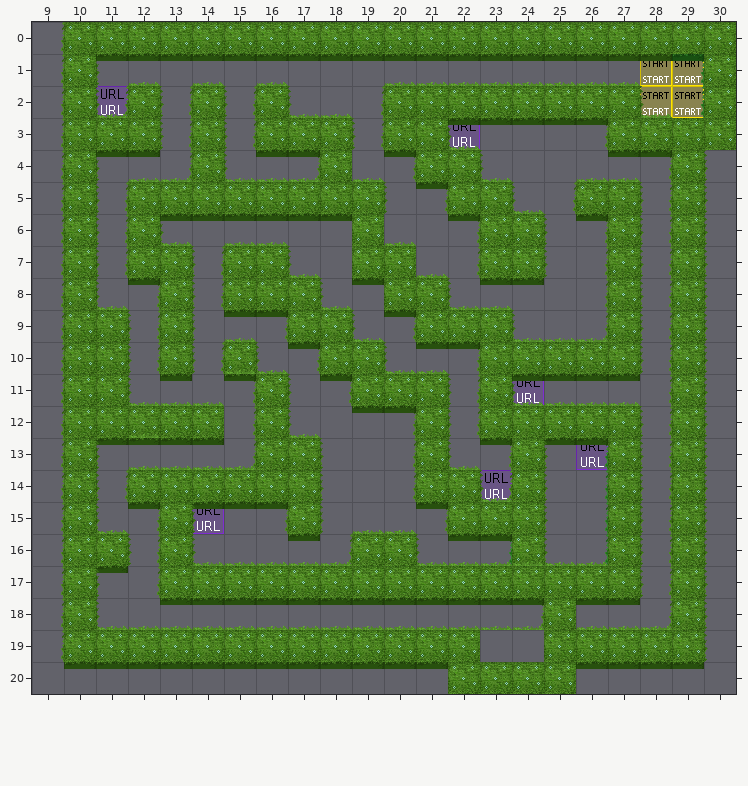
A Tiled map (JSON) gets an edit: audience_response_wa/labyrinth2.tmj. That is the earlier state.
Cells are 32x32 px. Shown: x 9..30, y 0..20.
And afterwards:
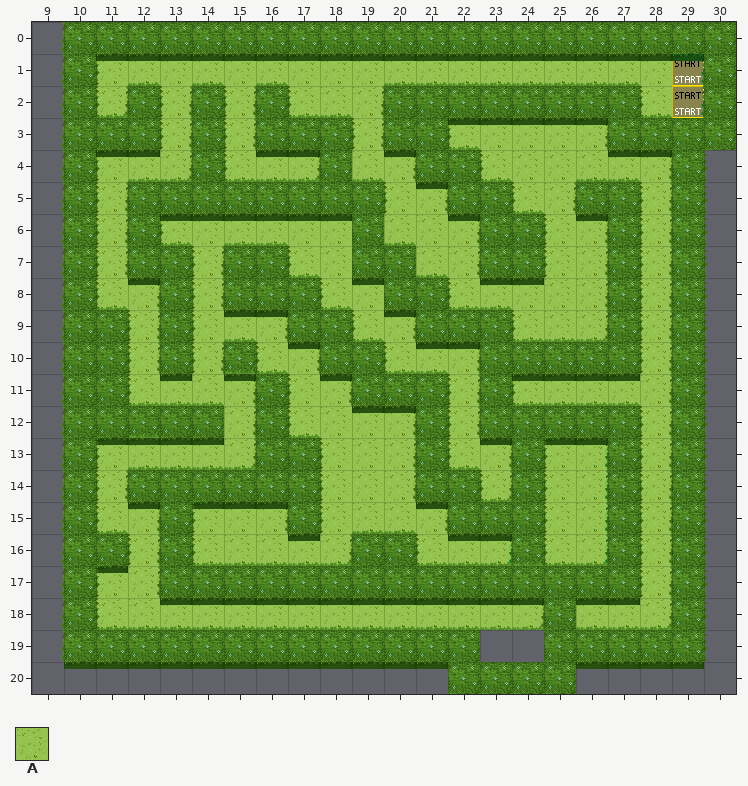
Key: from "WA_Exterior": A 696.
_ is an empty cell, . an unchanged one.
Tiles of an added or newly shown layer are drawn over the layers below it.
What changed:
--- layer "floor/floor1" (now shown)
@@ x 11..28 @@
- 1 __________________
- 2 _._._.___........_
- 3 .._._..._.._____..
- 4 ___.___.__..______
- 5 _........__..__.._
- 6 _.______.___..__._
- 7 _.._..__..__..__._
- 8 __._...__.._____._
- 9 ._.___..__...___._
-10 ._._.__..___....._
-11 .____.__..._._____
-12 ...._.____._....._
-13 _____..___.__.__._
-14 _......___.._.__._
-15 __.___.____...__._
-16 ._._____..___.__._
-17 __..............._
-18 ______________.___
+ 1 AAAAAAAAAAAAAAAAAA
+ 2 A.A.A.AAA........A
+ 3 ..A.A...A..AAAAA..
+ 4 AAA.AAA.AA..AAAAAA
+ 5 A........AA..AA..A
+ 6 A.AAAAAA.AAA..AA.A
+ 7 A..A..AA..AA..AA.A
+ 8 AA.A...AA..AAAAA.A
+ 9 .A.AAA..AA...AAA.A
+10 .A.A.AA..AAA.....A
+11 .AAAA.AA...A.AAAAA
+12 ....A.AAAA.A.....A
+13 AAAAA..AAA.AA.AA.A
+14 A......AAA..A.AA.A
+15 AA.AAA.AAAA...AA.A
+16 .A.AAAAA..AAA.AA.A
+17 AA...............A
+18 AAAAAAAAAAAAAA.AAA
Pixel boxes of the changes (left, top, right, bottom) in both pictures:
added: (96, 61, 672, 630)
